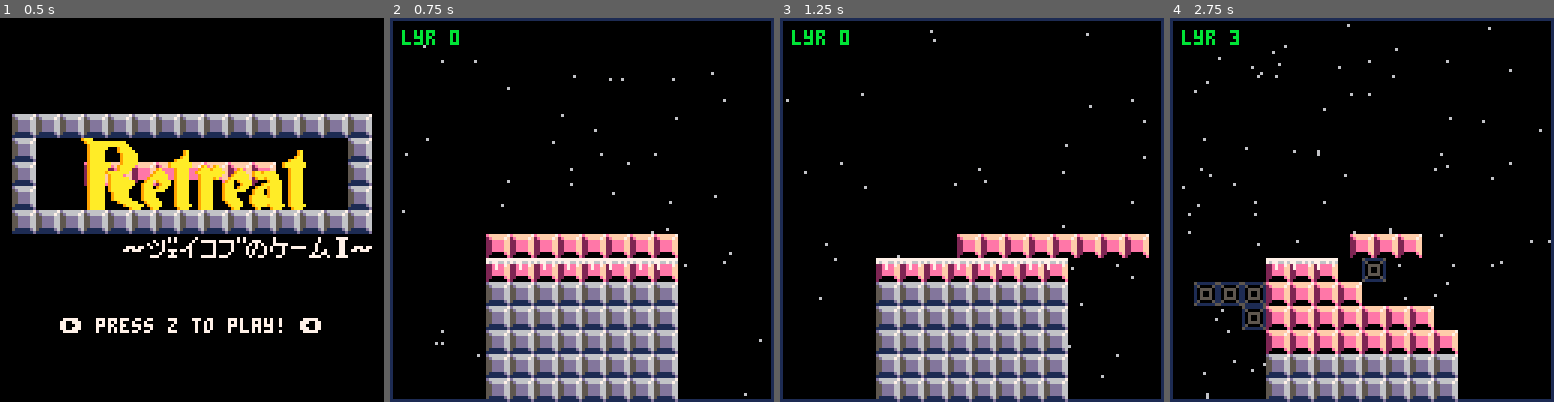
Above: before the commit, frames 1-4 (left to right).
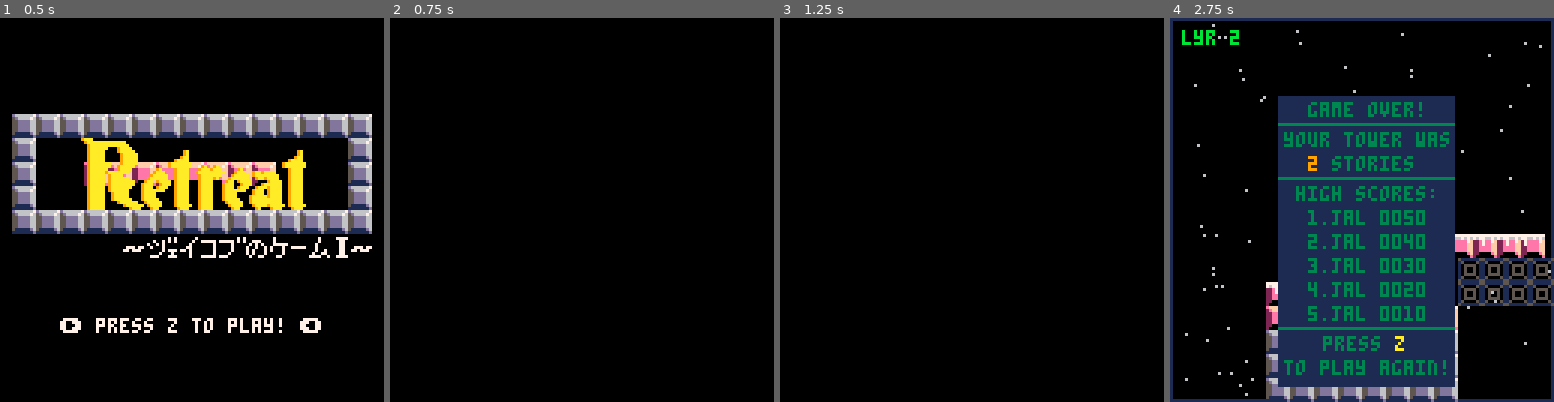
Above: after the commit, the same moments.

Repository: Gariben/Gaming
Game: PICO-8 cartridge Pico-8/Retreat/retreat.p8
Same seed, same stepped clock (60 frames per second), same inputs: the game is played once before the commit and once after it.
Inputs:
- Up to frame 1 (0.5 s): no input
- Up to frame 2 (0.75 s): tap O (Z key) at 0.7 s
- Up to frame 3 (1.25 s): no input
- Up to frame 4 (2.75 s): tap O (Z key) at 1.7, 2.1, 2.5 s

Frame 1 is identical in both runs. In frame 2, 24% of the frame differs, in the area x 0-100%, y 0-100%; in frame 3, 24%; in frame 4, 40%, in the area x 3-100%, y 1-100%.

Commit message:
Added optional intro scroll
Just a 10 line little backstory.
Don't pass out any writing awards yet.

Diff:
--- a/Pico-8/Retreat/retreat.p8
+++ b/Pico-8/Retreat/retreat.p8
@@ -16,10 +16,8 @@
 
  if(scene == 0) then
 		title_init()
-
  elseif(scene == 1) then
-
-
+ 	intro_init()
  elseif(scene == 2) then
 		gameplay_init()
 	end
@@ -29,6 +27,12 @@
 function title_init()
 
 	ttlbar={strtx=12,endx=116,x=12,w=8,dx=1}
+
+end
+
+function intro_init()
+
+	ctscn={t=0,over=false}
 
 end
 
@@ -81,7 +85,7 @@
  if(scene == 0) then
  	title_update()
  elseif(scene == 1) then
-
+ 	intro_update()
  elseif(scene == 2) then
 		gameplay_update()
 	end
@@ -98,9 +102,22 @@
 
 		if btnp(4) then
 			sfx(13)
+			scene=1
+			return
+		end
+
+end
+
+function intro_update()
+	ctscn.t+=1
+
+	if(btnp(4)) then
+		ctscn.over=true
+	end
+
+	if(ctscn.over == true) then
 			scene=2
-			return
-		end
+	end
 
 end
 
@@ -146,17 +163,17 @@
 	cls()
  if(scene == 0) then
 		if(oscn ~= 0) then
-		 gameplay_init()
+		 title_init()
 			oscn=0
 		end
-
 		title_draw()
 
  elseif(scene == 1) then
 		if(oscn ~= 1) then
-		 gameplay_init()
+		 intro_init()
 			oscn=1
 		end
+ 	intro_draw()
 
  elseif(scene == 2) then
 		if(oscn ~= 2) then
@@ -199,6 +215,45 @@
 
 	--spr(75,24,120)
 	--print("2016 jacobu games",34,120+2,7)
+
+end
+
+function intro_draw()
+
+	iln1="the last of the earth-movers,"
+	iln2="who were long forsaken, has"
+	iln3="been made to walk amongst the"
+	iln4="living, to build for his captor"
+	iln5="what will be his final creation:"
+	iln6="a tower to imprison from the"
+	iln7="surface an unquestionable evil."
+	iln8="will your tower be enough to "
+	iln9="protect those below?"
+	iln10="➡️ press z to begin ⬅️"
+
+	fadeintext(ctscn.t,iln1,0,4,30,20)
+	fadeintext(ctscn.t,iln2,0,12,60,20)
+	fadeintext(ctscn.t,iln3,0,20,90,20)
+	fadeintext(ctscn.t,iln4,0,28,120,20)
+	fadeintext(ctscn.t,iln5,0,36,150,20)
+	fadeintext(ctscn.t,iln6,4,60,250,20)
+	fadeintext(ctscn.t,iln7,4,68,250,20)
+
+	--todo:this gross
+	if(ctscn.t>250+20*2) then
+		print("unquestionable evil",48,68,8)
+	end
+
+	fadeintext(ctscn.t,iln8,8,100,350,20)
+	fadeintext(ctscn.t,iln9,24,108,350,20)
+
+	--todo:this gross
+	if(ctscn.t>350+20*2) then
+		print(iln8,8,100,9)
+		print(iln9,24,108,9)
+	end
+
+	fadeintext(ctscn.t,iln10,20,120,400,20)
 
 end
 
@@ -315,40 +370,11 @@
 	end
 end
 
-function rndblk(x)
- local nx=x
- --made need to debug this phrase
-	if(x%blkw>4) then
- 	nx=x+(blkw-x%blkw)
- else
- 	nx=x-(x%blkw)
- end
-
-	return nx
-end
-
-function shortenbar(x,frmtail)
-
-	if(lost<bar.w) then
-		for i=1,lost,1 do
-			if(frmtail) then
-				del(bar.blks,bar.blks[(bar.w+i)-i])
-			else
-				del(bar.blks,bar.blks[i])
-			end
-			bar.w-=1
-		end
-	else
-		gmovr=true
-	end
-	lost=0
-
-end
 
 
 
 --------------------------------
---non-core functions
+--title functions
 --------------------------------
 
 function drawtitle(x,y,clr)
@@ -445,7 +471,29 @@
 	spr(74,tx+76,ty)
 end
 
-
+--------------------------------
+--intro functions
+--------------------------------
+
+function fadeintext(t,str,x,y,i,d)
+
+	if(t>i) then
+		print(str,x,y,5)
+	end
+
+	if(t>i+d) then
+		print(str,x,y,6)
+	end
+
+	if(t>i+d*2) then
+		print(str,x,y,7)
+	end
+
+end
+
+--------------------------------
+--gameplay functions
+--------------------------------
 
 
 function bardrop()
@@ -625,9 +673,41 @@
 
 end
 
+function rndblk(x)
+ local nx=x
+ --made need to debug this phrase
+	if(x%blkw>4) then
+ 	nx=x+(blkw-x%blkw)
+ else
+ 	nx=x-(x%blkw)
+ end
+
+	return nx
+end
+
+function shortenbar(x,frmtail)
+
+	if(lost<bar.w) then
+		for i=1,lost,1 do
+			if(frmtail) then
+				del(bar.blks,bar.blks[(bar.w+i)-i])
+			else
+				del(bar.blks,bar.blks[i])
+			end
+			bar.w-=1
+		end
+	else
+		gmovr=true
+	end
+	lost=0
+
+end
+
+
 function explosion(x,y)
 
 end
+
 
 
 
